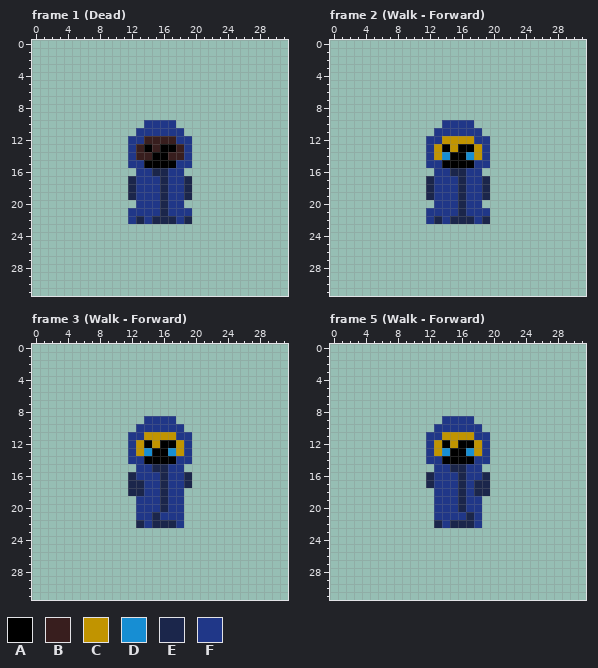
Two versions of one pixel-art file, entities/player/player.aseprite. This is how it looked before the edit.
32x32 pixels, 29 frames. Shown: frame 1 (Dead), frame 2 (Walk - Forward), frame 3 (Walk - Forward), frame 5 (Walk - Forward). The commit also changed other frames, which this record leaves out.
Palette (. is transparent): A #000000  B #381e1e  C #c19400  D #178ed3  E #1b264b  F #203788
And afterwards:
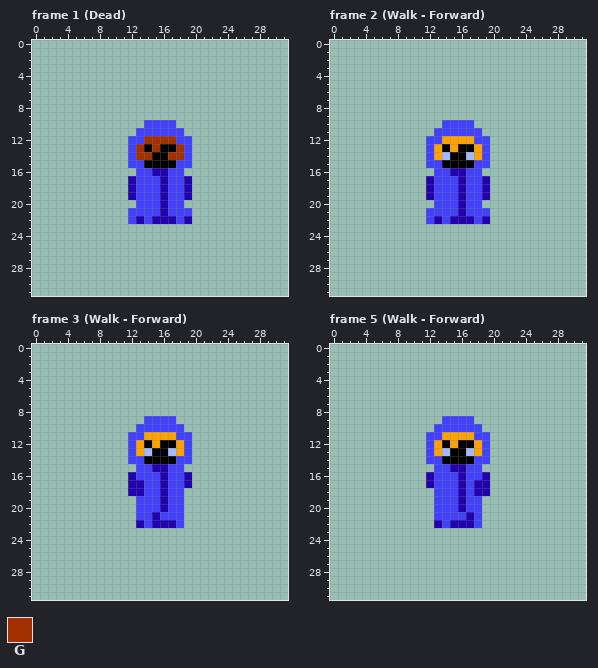
Colours new in this view: G #a23000
From old to new:
@@ palette @@
-C #c19400
+C #ffa200
-D #178ed3
+D #a2baff
-E #1b264b
+E #2000b2
-F #203788
+F #4141ff
--- frame 1 (Dead)
@@ x 11..20 @@
 11 ..FFFFFF..
-12 .FFBBBBFF.
-13 .FBABAABF.
-14 .FBBAABBF.
+12 .FFGGGGFF.
+13 .FGAGAAGF.
+14 .FGGAAGGF.
 15 .FFAAAAFF.
Where, in picture pixels (left, top, right, bottom), the same in both pictures:
changed: (128, 120, 192, 224)
changed: (426, 120, 490, 224)
changed: (128, 416, 192, 528)
changed: (426, 416, 490, 528)
